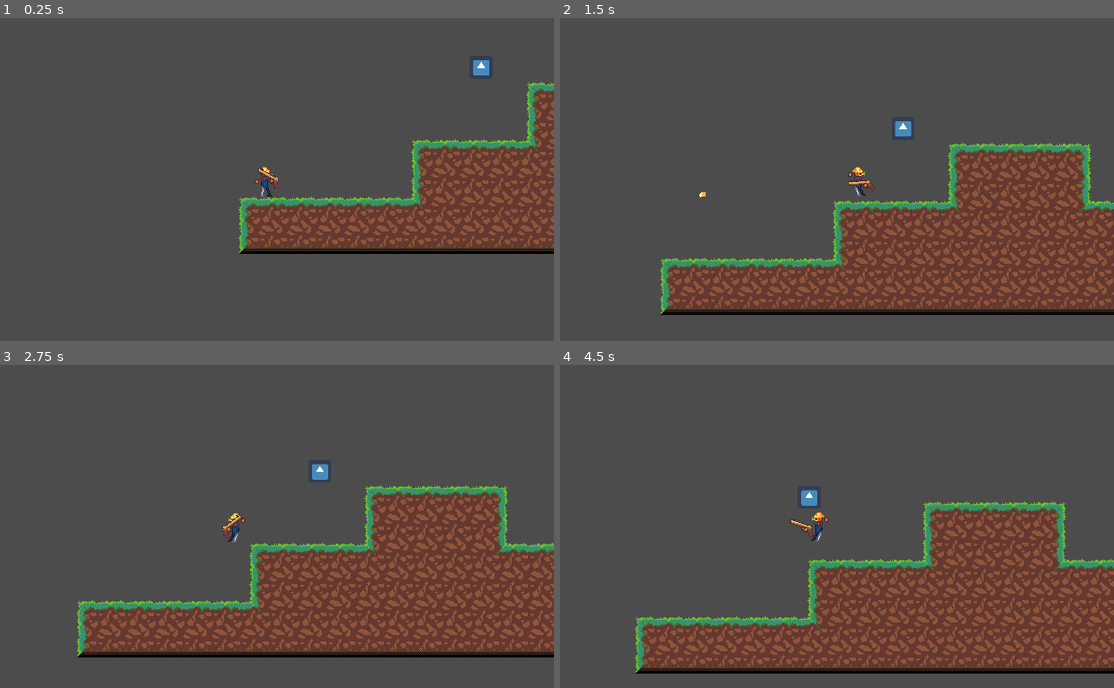
Above: before the commit, frames 1-4 (two rows, left to right).
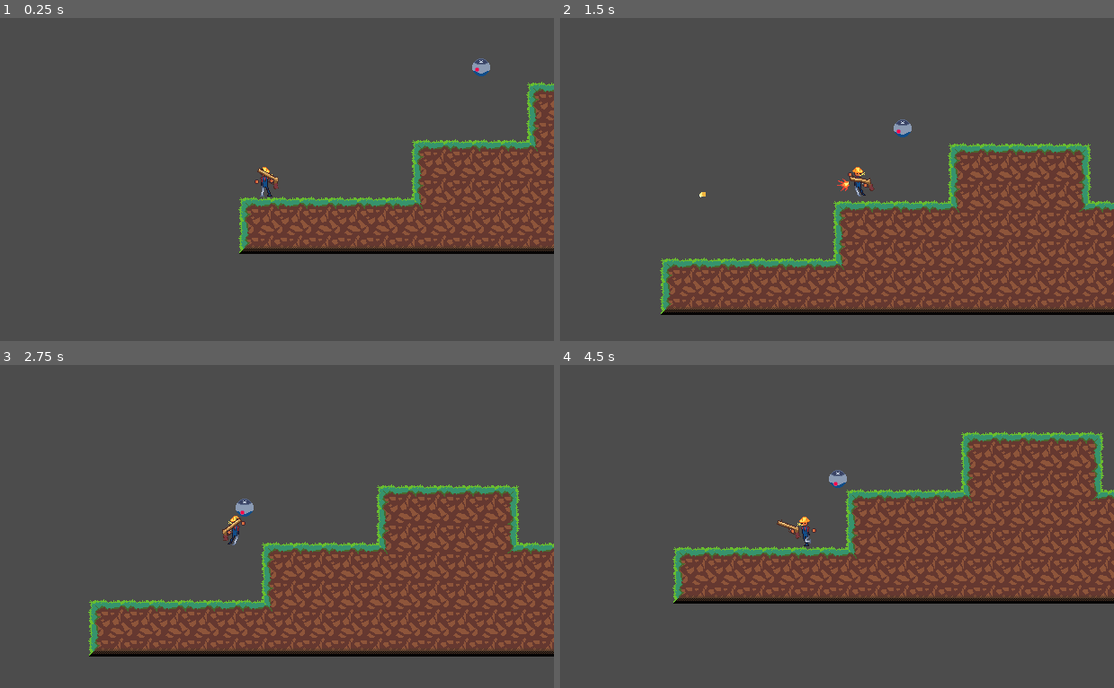
Above: after the commit, the same moments.

Repository: JamesDSource/Cyber-Gunslinger
Game: Godot game, scene res://Game/Game.tscn
The game is run twice, just before and just after one commit, with the same random seed, the same clock (stepped at 60 frames per second) and the same inputs. The project has no main scene, so this scene is started directly. The engine's default icon, where the game draws it, is replaced by a stand-in: a white triangle on a blue panel in a dark square.
Inputs (mouse positions are in pixels of both pictures, inside the frame that each line leads up to):
- Up to frame 1 (0.25 s): no input
- Up to frame 2 (1.5 s): tap Enter at 0.5 s; move the mouse to (953, 163) at 0.52 s; hold Right (Right) from 0.53 s (still down); click (953, 163) at 0.6 s; tap W (Jump) at 0.77 s; move the mouse to (709, 195) at 1.27 s; click (709, 195) at 1.35 s
- Up to frame 3 (2.75 s): tap W (Jump) at 1.52 s; move the mouse to (321, 455) at 2.02 s; release Right (Right) at 2.03 s; hold Left (Left) from 2.03 s (still down); click (321, 455) at 2.1 s
- Up to frame 4 (4.5 s): move the mouse to (798, 591) at 2.77 s; release Left (Left) at 2.78 s; hold Right (Right) 2.78-4.28 s; click (798, 591) at 2.85 s; tap W (Jump) at 3.02, 3.77 s; move the mouse to (997, 574) at 3.52 s; click (997, 574) at 3.6 s; move the mouse to (654, 478) at 4.27 s; hold Left (Left) from 4.28 s (still down); click (654, 478) at 4.35 s

The runs differ from the first frame. In frame 1, 0.2% of the frame differs, in the area x 85-89%, y 12-19%; in frame 2, 0.3%; in frame 3, 15%; in frame 4, 40%, in the area x 13-100%, y 20-96%.

Commit message:
commit_12/5/2020

Diff:
--- a/Drone/Drone.gd
+++ b/Drone/Drone.gd
@@ -30,6 +30,9 @@
 		if $Sight.is_colliding() && $Sight.get_collider() == target:
 			can_see = true
 
+		var eye_direction = $Sight.cast_to.normalized()
+		$Sprite/Eye.position = $Sprite/Eye.position.linear_interpolate(eye_direction * 6, 10 * delta)
+
 	match(state):
 		STATE.IDLE:
 			if target != null && can_see:
--- a/Drone/Drone.tscn
+++ b/Drone/Drone.tscn
@@ -1,7 +1,8 @@
-[gd_scene load_steps=4 format=2]
+[gd_scene load_steps=5 format=2]
 
-[ext_resource path="res://icon.png" type="Texture" id=1]
+[ext_resource path="res://Drone/Drone.png" type="Texture" id=1]
 [ext_resource path="res://Drone/Drone.gd" type="Script" id=2]
+[ext_resource path="res://Drone/DroneEye.png" type="Texture" id=3]
 
 [sub_resource type="CircleShape2D" id=1]
 radius = 320.0
@@ -10,12 +11,10 @@
 script = ExtResource( 2 )
 
 [node name="Sprite" type="Sprite" parent="."]
-scale = Vector2( 0.4, 0.4 )
 texture = ExtResource( 1 )
 
-[node name="CollisionPolygon2D" type="CollisionPolygon2D" parent="."]
-scale = Vector2( 0.4, 0.4 )
-polygon = PoolVector2Array( 32, -32, 32, 32, -32, 32, -32, -32, 31, -32 )
+[node name="Eye" type="Sprite" parent="Sprite"]
+texture = ExtResource( 3 )
 
 [node name="DetectionRadius" type="Area2D" parent="."]
 
@@ -24,4 +23,7 @@
 
 [node name="Sight" type="RayCast2D" parent="."]
 enabled = true
+
+[node name="CollisionPolygon2D" type="CollisionPolygon2D" parent="."]
+polygon = PoolVector2Array( 11, -7.6, 11, 7, 7.6, 11, -7, 11, -11, 7.6, -11, -7.6, -7, -10.9, 7, -11 )
 [connection signal="body_entered" from="DetectionRadius" to="." method="_on_DetectionRadius_body_entered"]
--- a/Player/Player.gd
+++ b/Player/Player.gd
@@ -34,6 +34,8 @@
 	$Sprite/GunPosition.look_at(get_global_mouse_position())
 
 	if Input.is_action_just_pressed("Shoot") && can_shoot && bullets_remaining > 0:
+		$Sprite/GunPosition/AnimationPlayer.play("Shoot")
+
 		var bullet_instance = bullet.instance()
 		bullet_instance.direction = $Sprite/GunPosition/ShootPosition.global_position.direction_to(get_global_mouse_position())
 		get_tree().root.add_child(bullet_instance)
--- a/Player/Player.tscn
+++ b/Player/Player.tscn
@@ -9,6 +9,23 @@
 [ext_resource path="res://Player/PlayerHand.png" type="Texture" id=7]
 [ext_resource path="res://Player/GunshotSound.wav" type="AudioStream" id=8]
 
+[sub_resource type="Animation" id=6]
+resource_name = "Shoot"
+length = 0.2
+step = 0.01
+tracks/0/type = "value"
+tracks/0/path = NodePath("Gun:frame")
+tracks/0/interp = 1
+tracks/0/loop_wrap = true
+tracks/0/imported = false
+tracks/0/enabled = true
+tracks/0/keys = {
+"times": PoolRealArray( 0, 0.04, 0.08, 0.12, 0.16, 0.2 ),
+"transitions": PoolRealArray( 1, 1, 1, 1, 1, 1 ),
+"update": 1,
+"values": [ 0, 1, 2, 3, 4, 0 ]
+}
+
 [sub_resource type="CapsuleShape2D" id=1]
 radius = 6.07219
 height = 20.7407
@@ -176,8 +193,7 @@
 script = ExtResource( 2 )
 
 [node name="Sprite" type="Sprite" parent="."]
-texture = ExtResource( 5 )
-hframes = 6
+texture = ExtResource( 3 )
 
 [node name="GunPosition" type="Position2D" parent="Sprite"]
 position = Vector2( 10, 0 )
@@ -196,6 +212,9 @@
 
 [node name="AudioStreamPlayer2D" type="AudioStreamPlayer2D" parent="Sprite/GunPosition/ShootPosition"]
 stream = ExtResource( 8 )
+
+[node name="AnimationPlayer" type="AnimationPlayer" parent="Sprite/GunPosition"]
+anims/Shoot = SubResource( 6 )
 
 [node name="CollisionShape2D" type="CollisionShape2D" parent="."]
 position = Vector2( -1.85616, 2.03293 )
Binary file added: Drone/Drone.png
Not shown, added: Drone/Drone.png.import
Binary file added: Drone/DroneEye.png
Not shown, added: Drone/DroneEye.png.import
Not shown: 1 places in Player/Player.tscn that only renumber resources
Binary file added: sawblade/Drone.png
Not shown, added: sawblade/Drone.png.import
